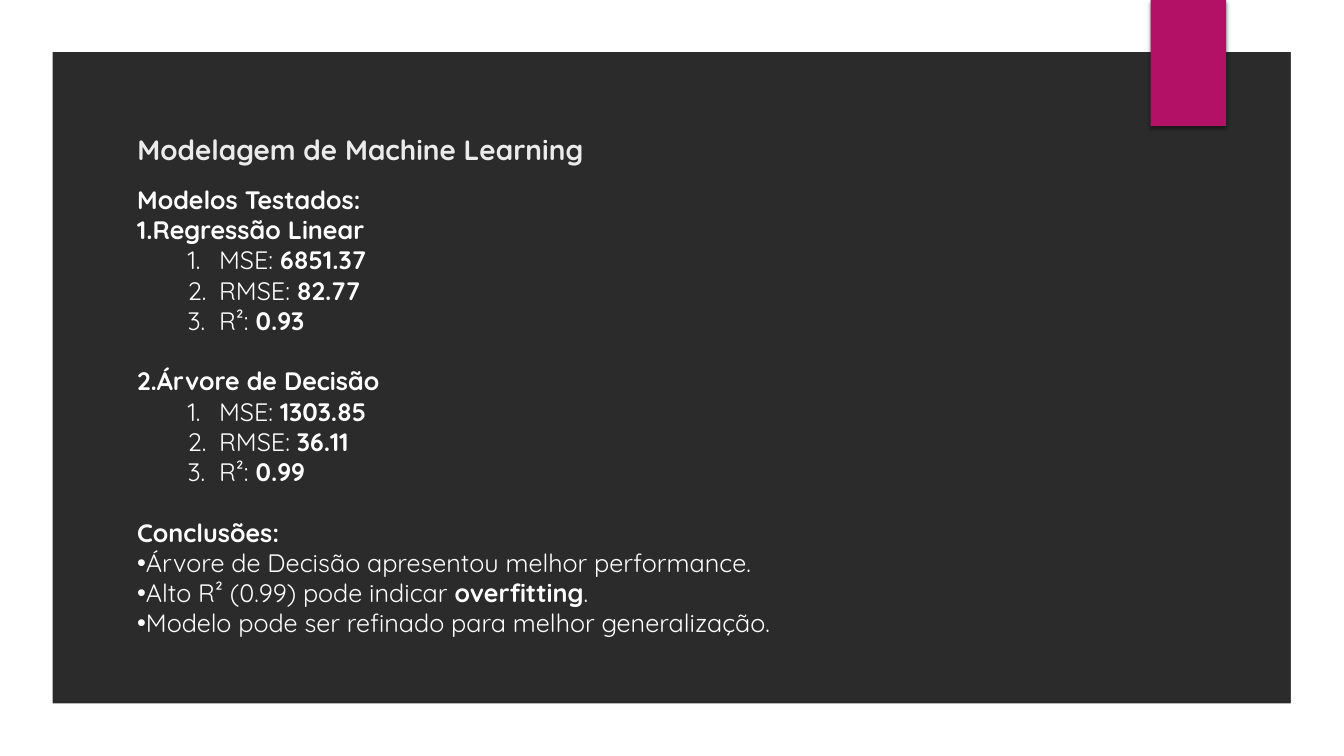
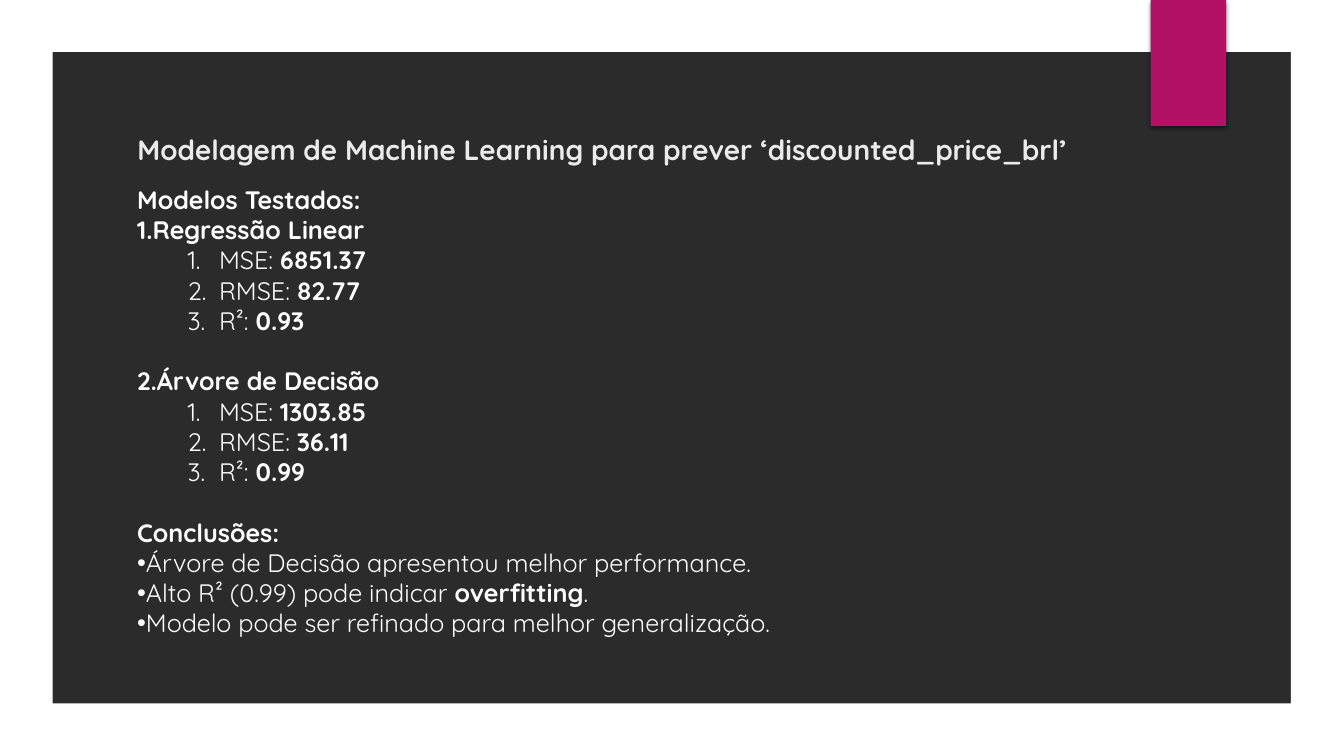
Before and after one commit to iagooteles/projeto_final_infinity, a slide deck: slide 10 of apresentacao_ds_infinity.pptx (slide 9 before the commit). Drawn at 1344x756 pixels with LibreOffice and Linux fonts; fonts in the diff are those of the drawing; background and template pictures are left out; a plain dark background stands for a picture behind light text. Boxes give left, top, right and bottom in pixels: in the first picture for what was removed or moved away, otherwise in the second. Text is boxed around its words. In the diff, an @@ line names an element or a change of style, - is before the commit and + after.

Commit message:
added machine learning

```diff
--- a/apresentacao_ds_infinity.pptx
+++ b/apresentacao_ds_infinity.pptx
@@ title at [137, 139, 1067, 166]: text changed @@
-Modelagem de Machine Learning
+Modelagem de Machine Learning para prever ‘discounted_price_brl’
```
Also in this commit, not shown: 1 other slide changed, 2 slides added, 1 other file.
